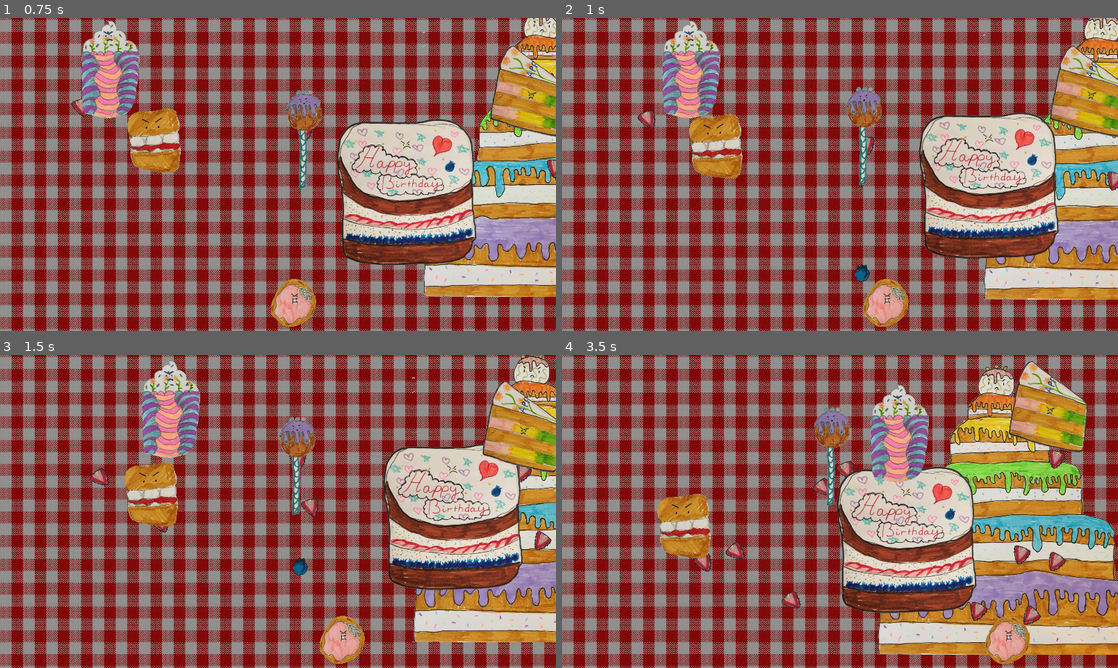
Above: before the commit, frames 1-4 (two rows, left to right).
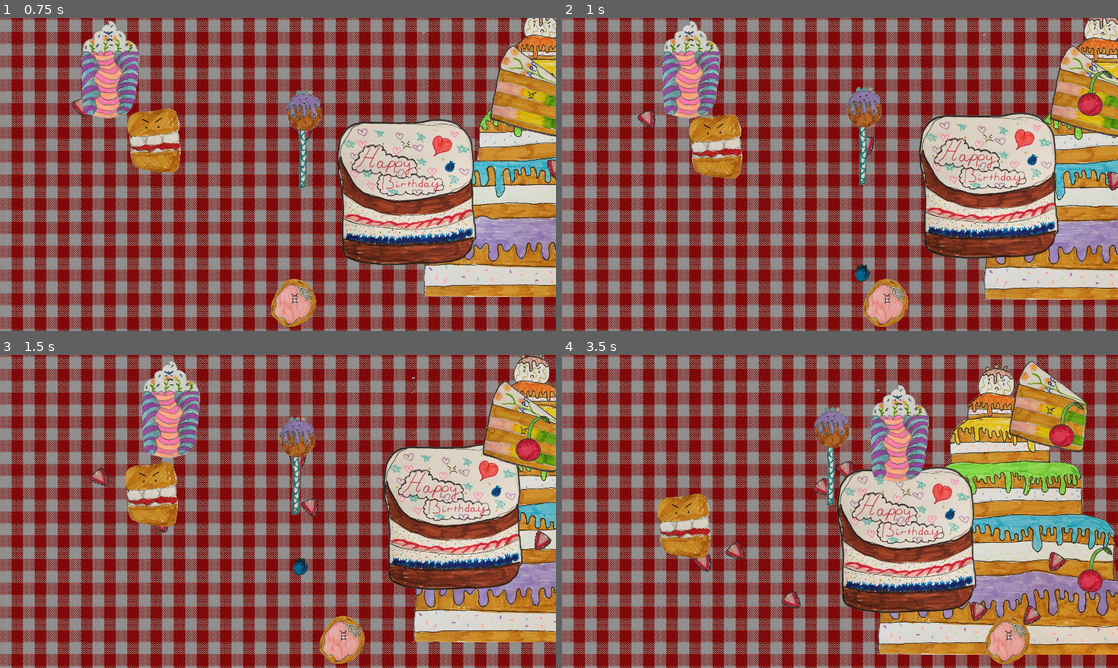
Above: after the commit, the same moments.

Repository: sdt/cake-invaders
Game: Godot game, scene res://Game.tscn
Same seed, same stepped clock (60 frames per second), same inputs: the game is played once before the commit and once after it.
Inputs:
- Up to frame 1 (0.75 s): hold Right from 0.53 s (still down)
- Up to frame 2 (1 s): keep holding Right; tap Space at 0.77 s
- Up to frame 3 (1.5 s): release Right at 1.28 s; hold Left from 1.28 s (still down)
- Up to frame 4 (3.5 s): tap Space at 1.52, 3.02 s; release Left at 2.03 s; hold Right from 2.03 s (still down)

Frame 1 is identical in both runs. In frame 2, 0.4% of the frame differs, in the area x 92-99%, y 16-32%; in frame 3, 0.4%; in frame 4, 1.0%, in the area x 81-99%, y 14-76%.

Commit message:
Add cherry bomb

Diff:
--- /dev/null
+++ b/Bomb.gd
@@ -0,0 +1,31 @@
+class_name Bomb
+
+extends Sprite
+
+var velocity = Vector2(0, 0)
+var accel    = Vector2(0, 2.25)
+var life     = 2
+const gameObjectType = "EnemyBullet"
+
+var target # unused
+
+func _ready():
+	$Area2D.connect("area_entered", self, "hit")
+
+func _process(delta):
+	if position.y >= 1080:
+		die()
+	velocity = velocity + accel * delta
+	position = position + velocity
+
+func hit(object):
+	var what = object.get_parent().gameObjectType
+	if what == "PlayerBullet":
+		life = life - 1
+	elif what == "Player":
+		life = 0
+	if life <= 0:
+		die()
+
+func die():
+	queue_free()
--- /dev/null
+++ b/Bomb.tscn
@@ -0,0 +1,20 @@
+[gd_scene load_steps=4 format=2]
+
+[ext_resource path="res://CherryBomb.png" type="Texture" id=1]
+[ext_resource path="res://Bomb.gd" type="Script" id=2]
+
+[sub_resource type="CircleShape2D" id=1]
+radius = 40.8313
+
+[node name="Bomb" type="Sprite"]
+texture = ExtResource( 1 )
+offset = Vector2( 15, -35.891 )
+script = ExtResource( 2 )
+
+[node name="Area2D" type="Area2D" parent="."]
+collision_layer = 8
+collision_mask = 3
+
+[node name="CollisionShape2D" type="CollisionShape2D" parent="Area2D"]
+position = Vector2( -1.84059, 1.84059 )
+shape = SubResource( 1 )
--- a/Enemy.gd
+++ b/Enemy.gd
@@ -6,12 +6,13 @@
 
 const missileClass = {
 	"HomingMissile": preload("res://HomingMissile.tscn"),
+	"Bomb": preload("res://Bomb.tscn"),
 }
 
 export(int) var health = 10
 export(float) var missileTime = 2
 export(Vector2) var missileOffset = Vector2(0, 40)
-export(String, "HomingMissile", "CherryBomb") var missileType = "HomingMissile"
+export(String, "HomingMissile", "Bomb") var missileType = "HomingMissile"
 var timeUntilMissile = rand_range(0, missileTime)
 var player
 var damageTime = 0
--- a/Game.tscn
+++ b/Game.tscn
@@ -68,6 +68,7 @@
 
 [node name="CakeSlice" parent="Level" instance=ExtResource( 9 )]
 position = Vector2( 1592.19, 203.696 )
+missileType = "Bomb"
 
 [node name="EnemyBehaviourSinus" type="Node2D" parent="Level/CakeSlice"]
 script = ExtResource( 6 )
--- /dev/null
+++ b/HealthBar.gd
@@ -0,0 +1,4 @@
+class_name HealthBar
+extends Sprite
+
+export(Sprite) var target
--- /dev/null
+++ b/HealthBar.tscn
@@ -0,0 +1,7 @@
+[gd_scene load_steps=2 format=2]
+
+[ext_resource path="res://HealthBar.gd" type="Script" id=1]
+
+[node name="HealthBar" type="Sprite"]
+z_index = 5
+script = ExtResource( 1 )
--- a/project.godot
+++ b/project.godot
@@ -9,6 +9,11 @@
 config_version=4
 
 _global_script_classes=[ {
+"base": "Sprite",
+"class": "Bomb",
+"language": "GDScript",
+"path": "res://Bomb.gd"
+}, {
 "base": "Sprite",
 "class": "Enemy",
 "language": "GDScript",
@@ -25,6 +30,11 @@
 "path": "res://EnemyBehaviousSinus.gd"
 }, {
 "base": "Sprite",
+"class": "HealthBar",
+"language": "GDScript",
+"path": "res://HealthBar.gd"
+}, {
+"base": "Sprite",
 "class": "HomingMissile",
 "language": "GDScript",
 "path": "res://HomingMissile.gd"
@@ -35,9 +45,11 @@
 "path": "res://Level.gd"
 } ]
 _global_script_class_icons={
+"Bomb": "",
 "Enemy": "",
 "EnemyBehaviour": "",
 "EnemyBehaviourSinus": "",
+"HealthBar": "",
 "HomingMissile": "",
 "Level": ""
 }
